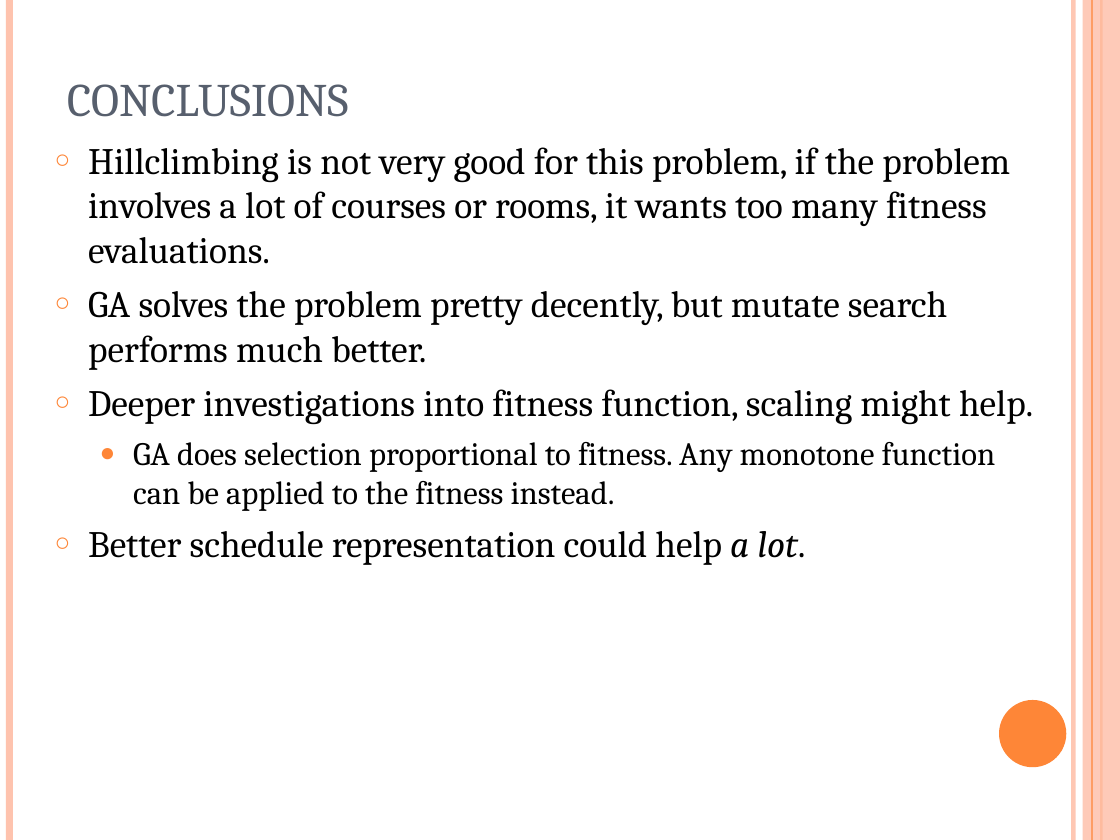
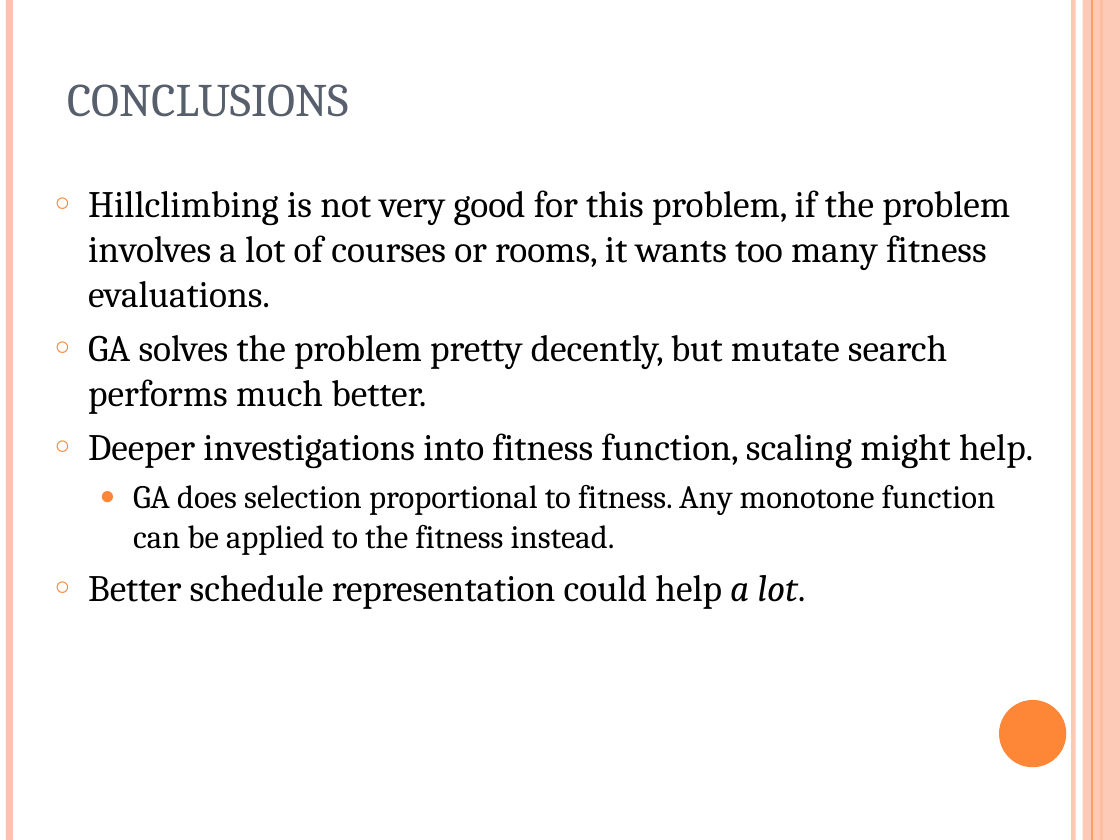
Before and after one commit to putrakoreng/csc384-genetic-algorithms-project, a slide deck: slide 18 of GA_TestBench/Data Files/presentation.ppt. Drawn at 1120x840 pixels with LibreOffice and Linux fonts; fonts in the diff are those of the drawing. Boxes give left, top, right and bottom in pixels: in the first picture for what was removed or moved away, otherwise in the second. Text is boxed around its words. In the diff, an @@ line names an element or a change of style, - is before the commit and + after.

```diff
--- a/GA_TestBench/Data Files/presentation.ppt
+++ b/GA_TestBench/Data Files/presentation.ppt
@@ text "Hillclimbing is not very good ...": place and size @@
-text "Hillclimbing is not very good ..." at bbox=[88, 147, 1033, 565]
+text "Hillclimbing is not very good ..." at bbox=[88, 190, 1033, 609]
```
Also in this commit, not shown: 2 other slides changed.
